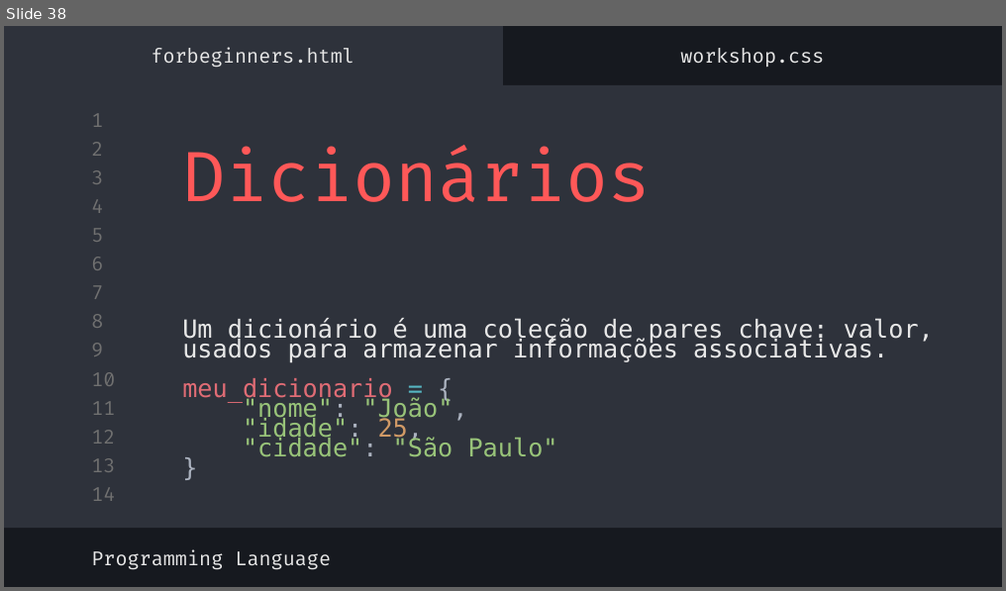
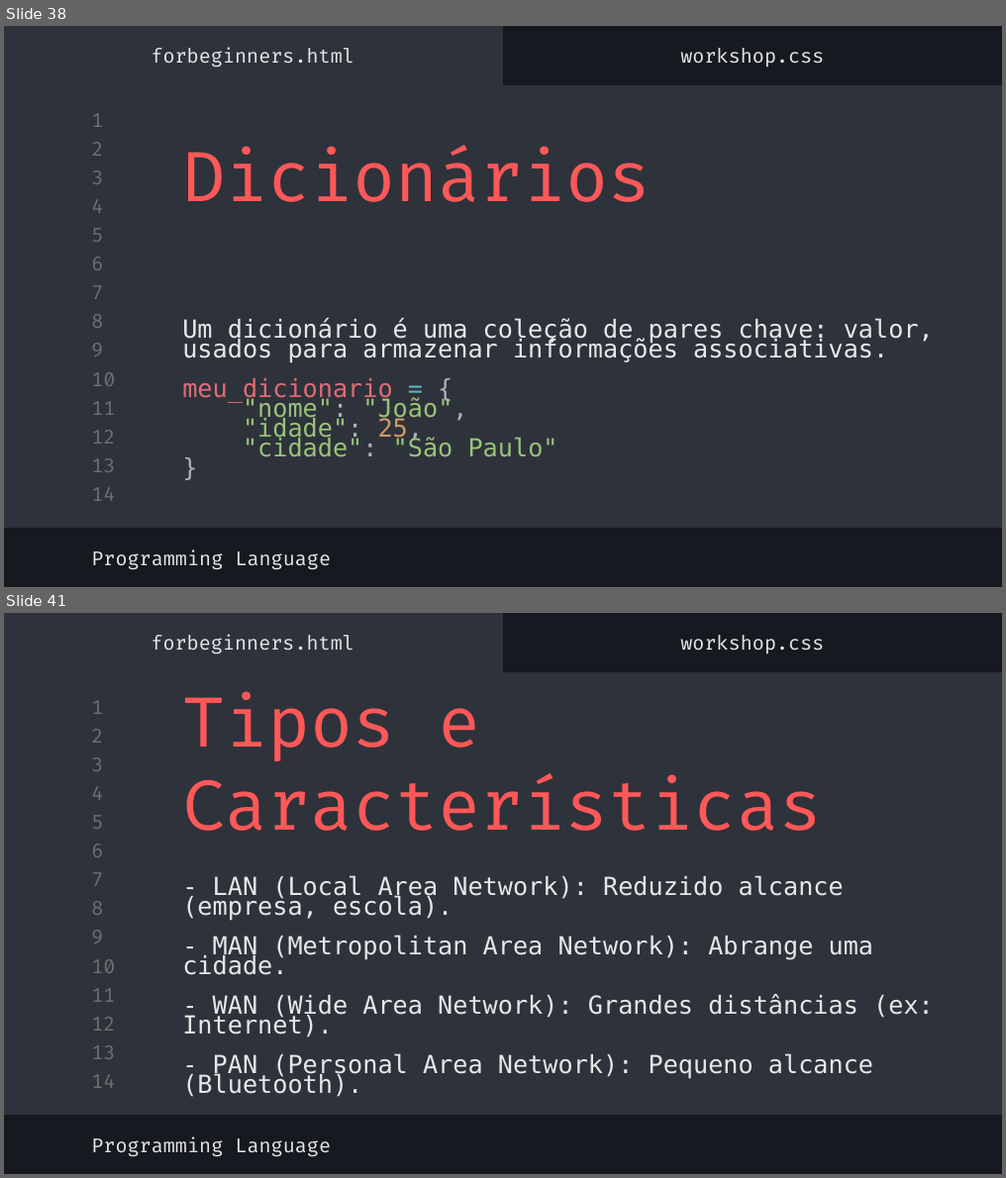
Before and after one commit to MatheusgMoreira/logica_programacao, a slide deck: lógica_de_programação.pptx. Shown one above the other, each under a label of ours: slide 38 before the commit, slides 38 and 41 after it; the slides between them are not shown. The pictures are 1006x591 and 1006x1178 pixels, drawn with LibreOffice and Linux fonts; fonts in the diff are those of the drawing. Boxes give left, top, right and bottom in pixels: in the first picture for what was removed or moved away, otherwise in the second. Text is boxed around its words. In the diff, an @@ line names an element or a change of style, - is before the commit and + after.

```diff
--- a/lógica_de_programação.pptx
+++ b/lógica_de_programação.pptx
@@ slide 41 added at <box>4,613,1002,1174</box>, background #16191F; not listed: 16 template elements that a slide beside it also shows @@
@@ subtitle added at <box>152,635,354,655</box>, 14 pt, text #E7E7E7 @@
+forbeginners.html
@@ subtitle added at <box>680,635,824,654</box>, 14 pt, text #E7E7E7 @@
+workshop.css
@@ title added at <box>182,691,822,831</box>, 50 pt, text #FF5858 @@
+Tipos e Características
@@ title added at <box>182,875,934,1097</box>, 18 pt, text #E7E7E7 @@
+- LAN (Local Area Network): Reduzido alcance (empresa, escola).
+- MAN (Metropolitan Area Network): Abrange uma cidade.
+- WAN (Wide Area Network): Grandes distâncias (ex: Internet).
+- PAN (Personal Area Network): Pequeno alcance (Bluetooth).
@@ subtitle added at <box>91,1137,331,1157</box>, 14 pt, text #E7E7E7 @@
+Programming Language
```
Also in this commit, not shown: 8 other slides added.
